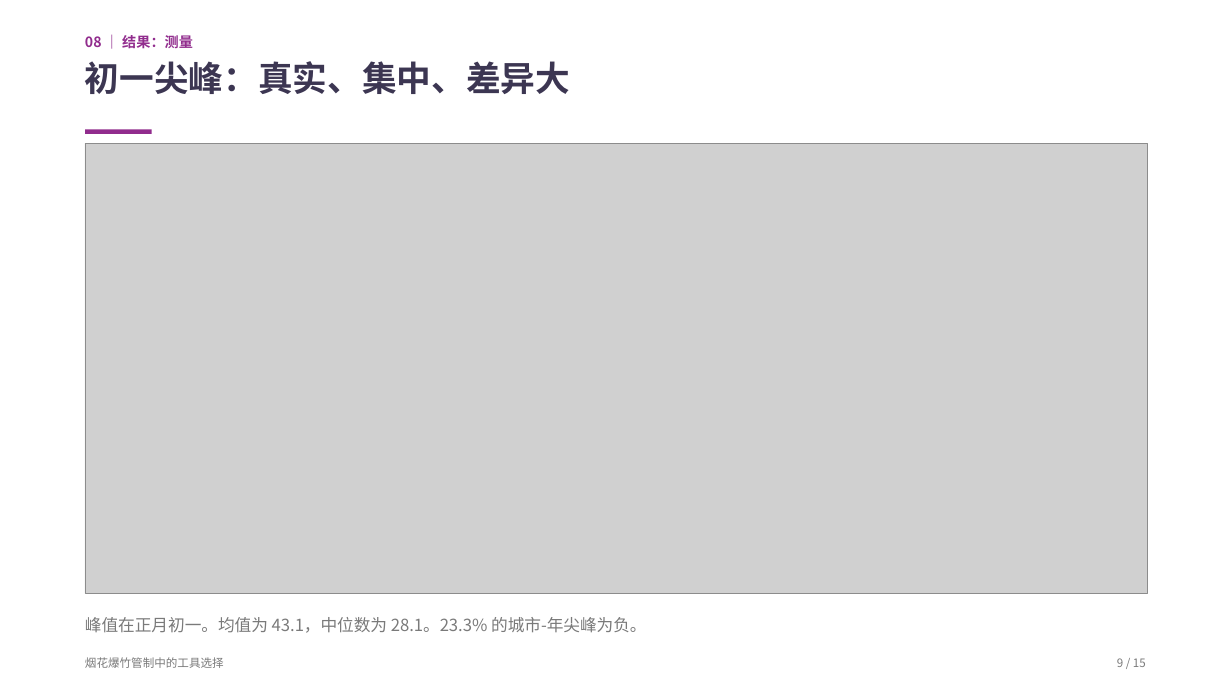
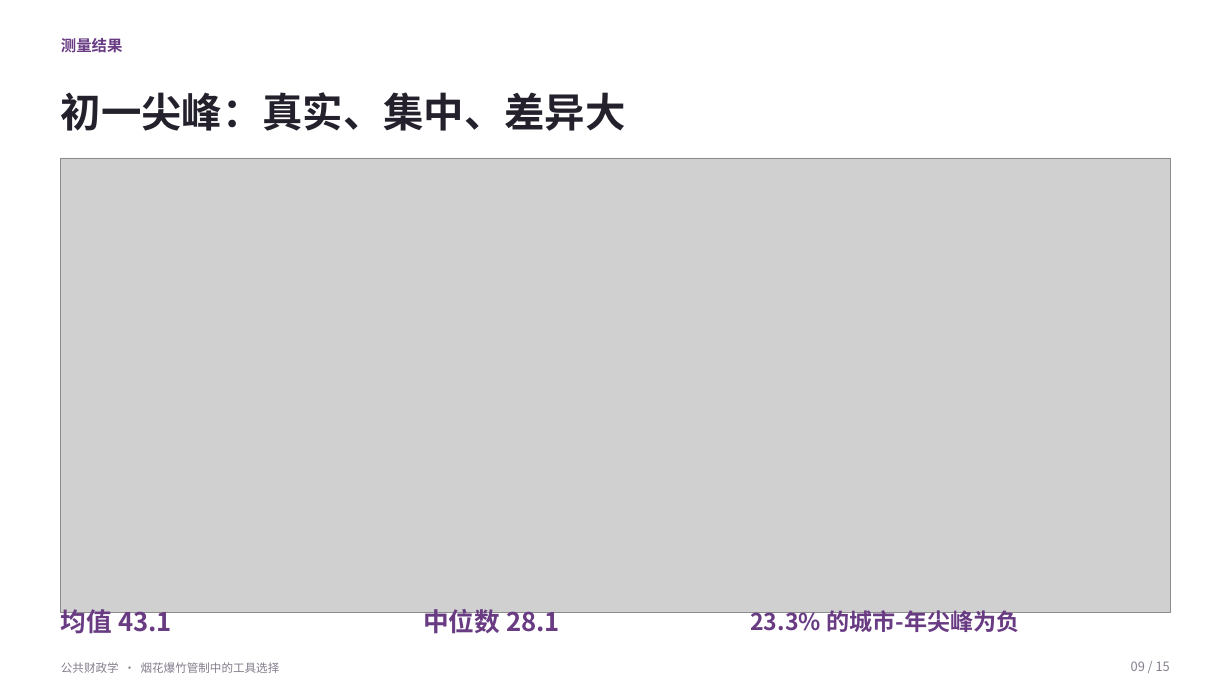
Before and after one commit to YINN233/public-finance-essay-fireworks, a slide deck: slide 9 of presentation/烟花爆竹管制-展示.pptx. Drawn at 1232x693 pixels with LibreOffice and Linux fonts; fonts in the diff are those of the drawing; grey boxes stand for pictures; background and template pictures are left out. Boxes give left, top, right and bottom in pixels: in the first picture for what was removed or moved away, otherwise in the second. Text is boxed around its words. In the diff, an @@ line names an element or a change of style, - is before the commit and + after.

Commit message:
完善烟花爆竹展示：精修 PPT、逐页讲稿与 27 个答辩问答
更新同版 PDF、预览和可重建源文件；区分 65.3% 交互项与 87.3% 条件性未区分份额，校正滨州样本对照与 DK* 范围，并记录更正及验证边界。

```diff
--- a/presentation/烟花爆竹管制-展示.pptx
+++ b/presentation/烟花爆竹管制-展示.pptx
@@ vertical alignment top to middle in 3 elements at [61,662,280,673], [1131,661,1170,671], [61,38,123,52] @@
@@ text at [61,38,123,52]: text changed; size 11 to 12 pt; text colour #912C8D to #683B83 @@
-08 ｜ 结果：测量
+测量结果
@@ text "初一尖峰：真实、集中、差异大": place and size @@
-text "初一尖峰：真实、集中、差异大" at [85,61,570,94]
+text "初一尖峰：真实、集中、差异大" at [61,92,626,131]
@@ text "初一尖峰：真实、集中、差异大" at [61,92,626,131]: size 27 to 31.5 pt, text colour #3C3652 to #24212C; less space between paragraphs; vertical alignment top to middle @@
@@ rectangle removed at [85,129,152,134] @@
@@ picture: place and size @@
-picture at [85,143,1148,593]
+picture at [61,158,1171,613]
@@ text added at [61,609,172,637], 20 pt, text #683B83, bold @@
+均值 43.1
@@ text removed at [85,617,647,633] @@
-峰值在正月初一。均值为 43.1，中位数为 28.1。23.3% 的城市-年尖峰为负。
@@ text added at [423,609,560,637], 20 pt, text #683B83, bold @@
+中位数 28.1
@@ text added at [750,610,1019,635], 18 pt, text #683B83, bold @@
+23.3% 的城市-年尖峰为负
@@ text at [61,662,280,673]: text changed; text colour #7A7A7A to #857D8C @@
-烟花爆竹管制中的工具选择
+公共财政学 · 烟花爆竹管制中的工具选择
@@ text at [1131,661,1170,671]: text changed; size 9 to 10 pt; text colour #7A7A7A to #857D8C @@
-9 / 15
+09 / 15
```
Also in this commit, not shown: 13 other slides changed, 1 slide added, 1 slide removed, 15 other files.
